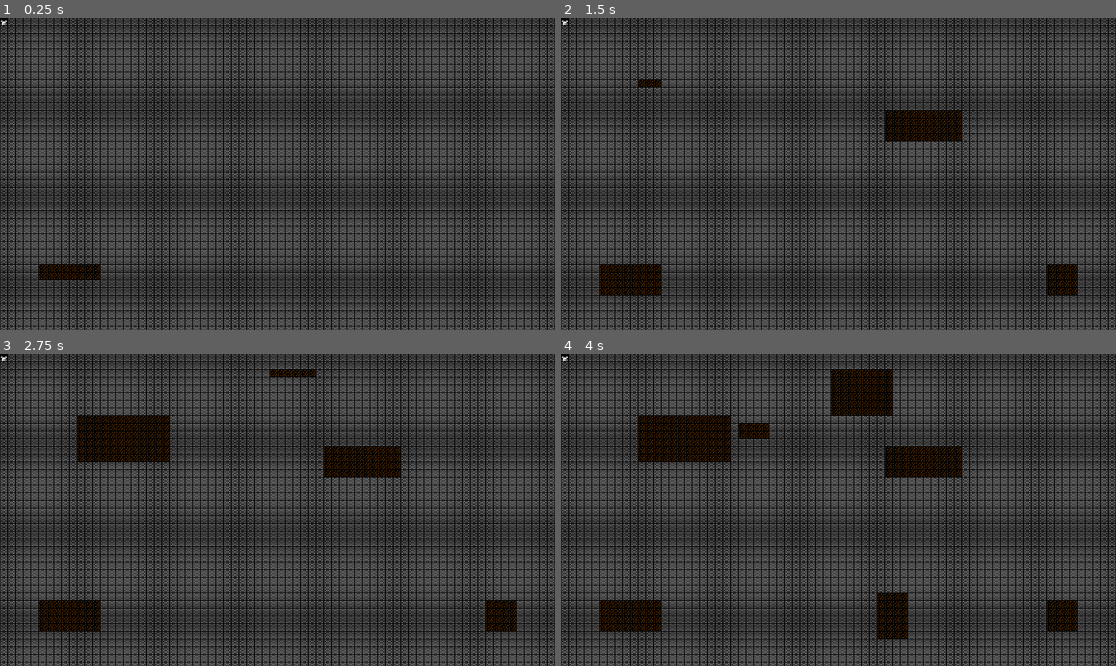
Above: before the commit, frames 1-4 (two rows, left to right).
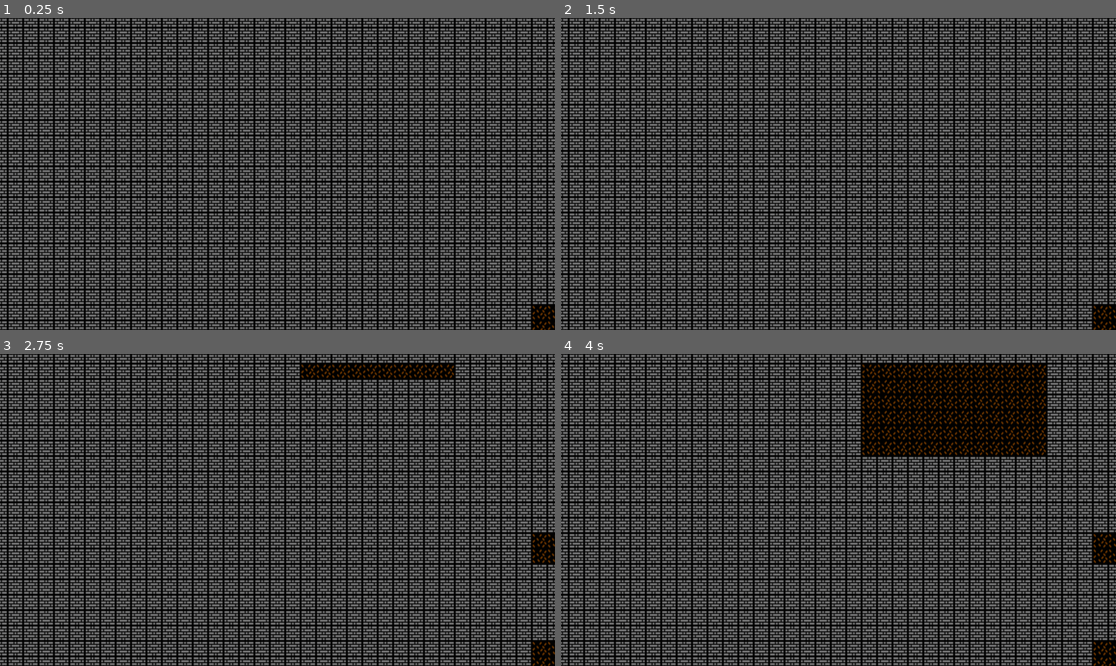
Above: after the commit, the same moments.

Repository: mat148/RougeLikeDev-2024-Take-2
Game: Godot game, scene res://src/Game/game.tscn
The game is run twice, just before and just after one commit, with the same random seed, the same clock (stepped at 60 frames per second) and the same inputs.
Inputs:
- Up to frame 1 (0.25 s): no input
- Up to frame 2 (1.5 s): hold Right (ui_right) 0.53-1.28 s; hold Down (ui_down) from 1.28 s (still down)
- Up to frame 3 (2.75 s): release Down (ui_down) at 2.03 s; hold Right (ui_right) from 2.03 s (still down)
- Up to frame 4 (4 s): release Right (ui_right) at 2.78 s; hold Up (ui_up) 2.78-3.53 s; hold Left (ui_left) from 3.53 s (still down)

The runs differ from the first frame. In frame 1, 67% of the frame differs, in the area x 0-100%, y 0-100%; in frame 2, 67%; in frame 3, 67%; in frame 4, 68%.

Commit message:
Maze generation

Diff:
--- a/src/Game/game.gd
+++ b/src/Game/game.gd
@@ -13,10 +13,13 @@
 func _ready() -> void:
 	player = Entity.new(Vector2i.ZERO, player_definition)
 	var camera: Camera2D = $Camera2D
-	remove_child(camera)
-	player.add_child(camera)
+	#remove_child(camera)
+	#player.add_child(camera)
 	entities.add_child(player)
-	map.generate(player, tile_size)
+	await map.generate(Vector2i(1,1))
+
+	#var map_dimensions = Vector2(map.map_data.width, map.map_data.height)
+	#camera.position = (map_dimensions * tile_size) / 2
 
 
 #func _physics_process(_delta: float) -> void:
--- a/src/Game/game.tscn
+++ b/src/Game/game.tscn
@@ -3,7 +3,7 @@
 [ext_resource type="Script" path="res://src/Game/game.gd" id="1_br1ub"]
 [ext_resource type="Script" path="res://src/Game/event_handler.gd" id="2_hse8c"]
 [ext_resource type="Script" path="res://src/Map/map.gd" id="3_udh08"]
-[ext_resource type="Script" path="res://src/Map/rooms_and_mazes_generator.gd" id="4_qloh1"]
+[ext_resource type="Script" path="res://src/Map/maze.gd" id="4_mf0xt"]
 
 [node name="Game" type="Node2D"]
 script = ExtResource("1_br1ub")
@@ -15,11 +15,10 @@
 script = ExtResource("3_udh08")
 
 [node name="DungeonGenerator" type="Node" parent="Map"]
-script = ExtResource("4_qloh1")
+script = ExtResource("4_mf0xt")
 
 [node name="Entities" type="Node2D" parent="."]
 
 [node name="Camera2D" type="Camera2D" parent="."]
-visible = false
-enabled = false
-zoom = Vector2(3, 3)
+position = Vector2(648, 360)
+zoom = Vector2(2, 2)
--- a/src/Map/map.gd
+++ b/src/Map/map.gd
@@ -4,10 +4,11 @@
 var map_data: MapData
 @onready var dungeon_generator = $DungeonGenerator
 
-func generate(player: Entity, tile_size: int) -> void:
-	map_data = await dungeon_generator.generate_dungeon(player, tile_size)
+func generate(pos: Vector2i) -> void:
+	map_data = await dungeon_generator.generate_dungeon(pos)
 	_place_tiles()
 
 func _place_tiles() -> void:
-	for tile in map_data.tiles:
-		add_child(tile)
+	for x in range(0, map_data.width, 1):
+		for y in range(0, map_data.height, 1):
+			add_child(map_data.tiles[x][y])
--- a/src/Map/map_data.gd
+++ b/src/Map/map_data.gd
@@ -10,7 +10,7 @@
 var area: Rect2i
 var width: int
 var height: int
-var tiles: Array[Tile]
+var tiles: Array = []
 
 
 func _init(map_width: int, map_height: int) -> void:
@@ -22,11 +22,11 @@
 
 func _setup_tiles() -> void:
 	tiles = []
-	for y in height:
-		for x in width:
-			var tile_position := Vector2i(x, y)
-			var tile := Tile.new(tile_position, tile_types.wall)
-			tiles.append(tile)
+	for x in range(0, width, 1):
+		tiles.append([]);
+		for y in range(0, height, 1):
+			var tile := Tile.new(Vector2i(x, y), tile_types.wall)
+			tiles[x].append(tile);
 
 func is_tile_in_bounds(tile: Tile) -> bool:
 	return tiles.has(tile)
@@ -41,10 +41,10 @@
 
 
 func get_tile(grid_position: Vector2i) -> Tile:
-	var tile_index: int = grid_to_index(grid_position)
-	if tile_index == -1:
-		return null
-	return tiles[tile_index]
+	#var tile_index: int = grid_to_index(grid_position)
+	#if tile_index == -1:
+		#return null
+	return tiles[grid_position.x][grid_position.y]
 
 
 func grid_to_index(grid_position: Vector2i) -> int:
--- /dev/null
+++ b/src/Map/maze.gd
@@ -0,0 +1,172 @@
+extends Node
+
+@export var map_width: int = 81
+@export var map_height: int = 45
+
+var numRoomTries: int = 80
+
+# Increasing this allows rooms to be larger.
+var roomExtraSize: int = 0
+
+# For each open position in the dungeon, the index of the connected region
+# that that position is a part of.
+var _rooms: Array[Rect2i] = []
+
+var dungeon: MapData
+
+var Directions = [
+	Vector2i(0, -1), #UP
+	Vector2i(1, 0), #RIGHT
+	Vector2i(0, 1), #DOWN
+	Vector2i(-1, 0) #LEFT
+]
+
+# The index of the current region being carved.
+var _currentRegion: int = -1
+
+var _rng := RandomNumberGenerator.new()
+
+func _ready() -> void:
+	_rng.randomize()
+
+func generate_dungeon(start_pos) -> MapData:
+	if map_width % 2 == 0 || map_height % 2 == 0:
+		printerr("The stage must be odd-sized.")
+		return
+
+	dungeon = MapData.new(map_width, map_height)
+	get_parent().map_data = dungeon
+	get_parent()._place_tiles()
+
+	await _addRooms()
+
+	for y in range(1, dungeon.height, 2):
+		for x in range(1, dungeon.width, 2):
+			var pos = Vector2i(x, y)
+			if (!dungeon.get_tile(pos).is_walkable()):
+				await generate_maze(pos)
+
+	return dungeon
+
+func generate_maze(start_pos) -> void:
+	var stack = [start_pos]
+	await _carve_tile(Vector2i(start_pos.x, start_pos.y), 0.03, 'tree')
+
+	while stack.size() > 0:
+		var current_pos = stack[stack.size() - 1]
+		var shuffled_directions = Directions.duplicate()
+		shuffled_directions.shuffle()
+
+		var moved = false
+
+		for direction in shuffled_directions:
+			var next_pos = current_pos + direction * 2
+			if is_within_bounds(next_pos) and !dungeon.tiles[next_pos.x][next_pos.y].is_walkable():
+				var between_pos = current_pos + direction
+				await _carve_tile(Vector2i(between_pos.x, between_pos.y), 0.03, 'tree')
+				await _carve_tile(Vector2i(next_pos.x, next_pos.y), 0.03, 'tree')
+				stack.append(next_pos)
+				moved = true
+				break
+
+			if not moved:
+				stack.pop_back()
+
+func _addRooms() -> void:
+	for i in range(0, numRoomTries):
+		# Pick a random room size. The funny math here does two things:
+		# - It makes sure rooms are odd-sized to line up with maze.
+		# - It avoids creating rooms that are too rectangular: too tall and
+		#   narrow or too wide and flat.
+		# TODO: This isn't very flexible or tunable. Do something better here.
+		var size = _rng.randi_range(1, 3 + roomExtraSize) * 2 + 1
+		var rectangularity = _rng.randi_range(0, 1 + size / 2) * 2
+		var width = size
+		var height = size
+
+		if _rng.randi_range(1, 2) == 1:
+			width += rectangularity
+		else:
+			height += rectangularity
+
+		var x: int = _rng.randi_range(0, dungeon.width - width - 1)
+		var y: int = _rng.randi_range(0, dungeon.height - height - 1)
+		var new_room = Rect2i(x, y, width, height);
+
+		var has_intersections := false
+		for room in _rooms:
+			if room.intersects(new_room):
+				has_intersections = true
+				break
+		if has_intersections:
+			continue
+
+		_rooms.append(new_room)
+
+		_startRegion()
+
+		await _carve_room(dungeon, new_room)
+
+func _carve_room(dungeon: MapData, room: Rect2i) -> void:
+	var inner: Rect2i = room.grow(-1)
+	for y in range(inner.position.y, inner.end.y + 1):
+		for x in range(inner.position.x, inner.end.x + 1):
+			await _carve_tile(Vector2i(x, y), 0.001)
+
+func _startRegion() -> void:
+	_currentRegion += 1
+
+func is_within_bounds(pos) -> bool:
+	return pos.x > 0 and pos.x < map_width - 1 and pos.y > 0 and pos.y < map_height - 1
+
+func _carve_tile(tile_position: Vector2i, speed: float, type: String = 'floor') -> void:
+	var tile_type = dungeon.tile_types[type]
+	var tile: Tile = dungeon.get_tile(tile_position)
+	tile.set_tile_type(tile_type)
+
+	#if type == 'tree':
+		#tile.is_walkway = true
+	#_regions[dungeon.grid_to_index(tile_position)] = _currentRegion
+
+	if speed > 0:
+		await Global.wait(speed)
+
+# Gets whether or not an opening can be carved from the given starting
+# [Cell] at [pos] to the adjacent Cell facing [direction]. Returns `true`
+# if the starting Cell is in bounds and the destination Cell is filled
+# (or out of bounds).</returns>
+func _canCarve(cell: Vector2i, dir_to_cell_neighbor: Vector2i) -> bool:
+	var Direction = [
+		Vector2i(0, -1), #UP
+		Vector2i(1, -1), #UP & RIGHT
+		Vector2i(1, 0), #RIGHT
+		Vector2i(1, 1), #RIGHT & DOWN
+		Vector2i(0, 1), #DOWN
+		Vector2i(-1, 1), #DOWN & LEFT
+		Vector2i(-1, 0), #LEFT
+		Vector2i(-1, -1) #LEFT & UP
+	]
+
+	#check is cell is inside the dungeon
+	if !dungeon.area.grow(-1).has_point(cell + dir_to_cell_neighbor): return false
+	#return !dungeon.get_tile(cell + dir_to_cell_neighbor * 2).is_walkable()
+
+	#check in 8 directions around cell
+	#except cell?
+	for dir in Direction:
+		var tile_vector = cell + dir_to_cell_neighbor + dir
+
+		#if tile_vector != cell:
+		var tile = dungeon.get_tile(tile_vector)
+		if !dungeon.area.grow(0).has_point(tile_vector):
+			return false
+		if tile.is_walkable() && !tile.is_walkway:
+			return false
+
+	return true
+
+	#Look around new position for walkable area
+
+	#TODO modify to check if this is a wall
+	#var tile = dungeon.get_tile(pos + direction * 2)
+	#return !tile.is_walkable()
--- a/src/Map/rooms_and_mazes_generator.gd
+++ b/src/Map/rooms_and_mazes_generator.gd
@@ -231,6 +231,9 @@
 	var tile_type = dungeon.tile_types[type]
 	var tile: Tile = dungeon.get_tile(tile_position)
 	tile.set_tile_type(tile_type)
+
+	if type == 'tree':
+		tile.is_walkway = true
 	#_regions[dungeon.grid_to_index(tile_position)] = _currentRegion
 
 	if speed > 0:
@@ -267,21 +270,21 @@
 
 	#check is cell is inside the dungeon
 	if !dungeon.area.grow(-1).has_point(cell + dir_to_cell_neighbor): return false
-	return !dungeon.get_tile(cell + dir_to_cell_neighbor * 2).is_walkable()
+	#return !dungeon.get_tile(cell + dir_to_cell_neighbor * 2).is_walkable()
 
 	#check in 8 directions around cell
 	#except cell?
-	#for dir in Direction:
-		#var tile_vector = cell + dir_to_cell_neighbor + dir
-		#
+	for dir in Direction:
+		var tile_vector = cell + dir_to_cell_neighbor + dir
+
 		#if tile_vector != cell:
-			#var tile = dungeon.get_tile(tile_vector)
-			#if !dungeon.area.grow(0).has_point(tile_vector):
-				#return false
-			#if tile.is_walkable():
-				#return false
-	#
-	#return true
+		var tile = dungeon.get_tile(tile_vector)
+		if !dungeon.area.grow(0).has_point(tile_vector):
+			return false
+		if tile.is_walkable() && !tile.is_walkway:
+			return false
+
+	return true
 
 	#Look around new position for walkable area
 
--- a/src/Map/tile.gd
+++ b/src/Map/tile.gd
@@ -2,6 +2,7 @@
 extends Sprite2D
 
 @export var _definition: TileDefinition
+@export var is_walkway: bool = false
 
 
 func _init(grid_position: Vector2i, tile_definition: TileDefinition) -> void:
